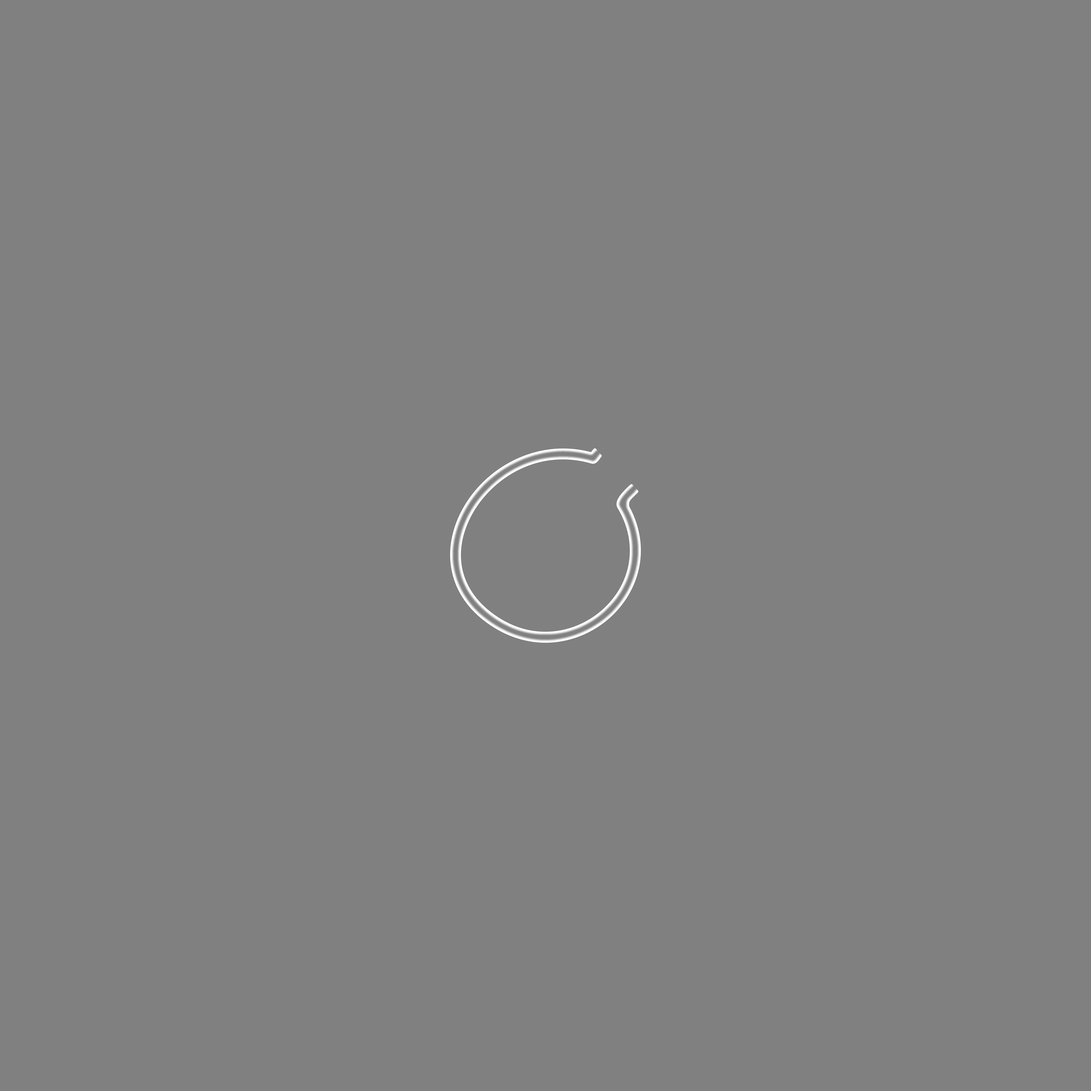
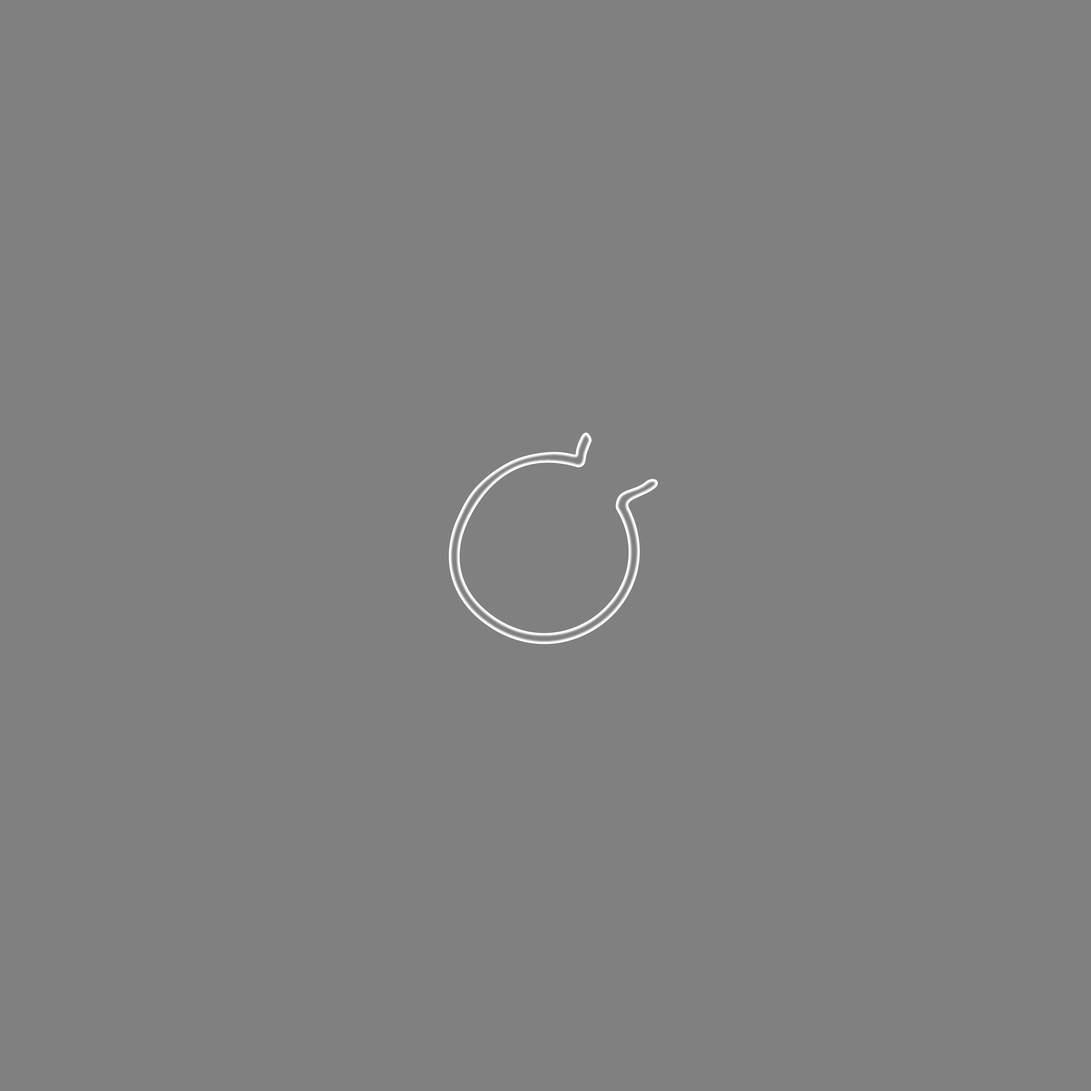
The second 1091 x 1091 image is a revision of the first. Changes to its layers:
painted on "Vector Smart Object" over [449, 432, 659, 645]
